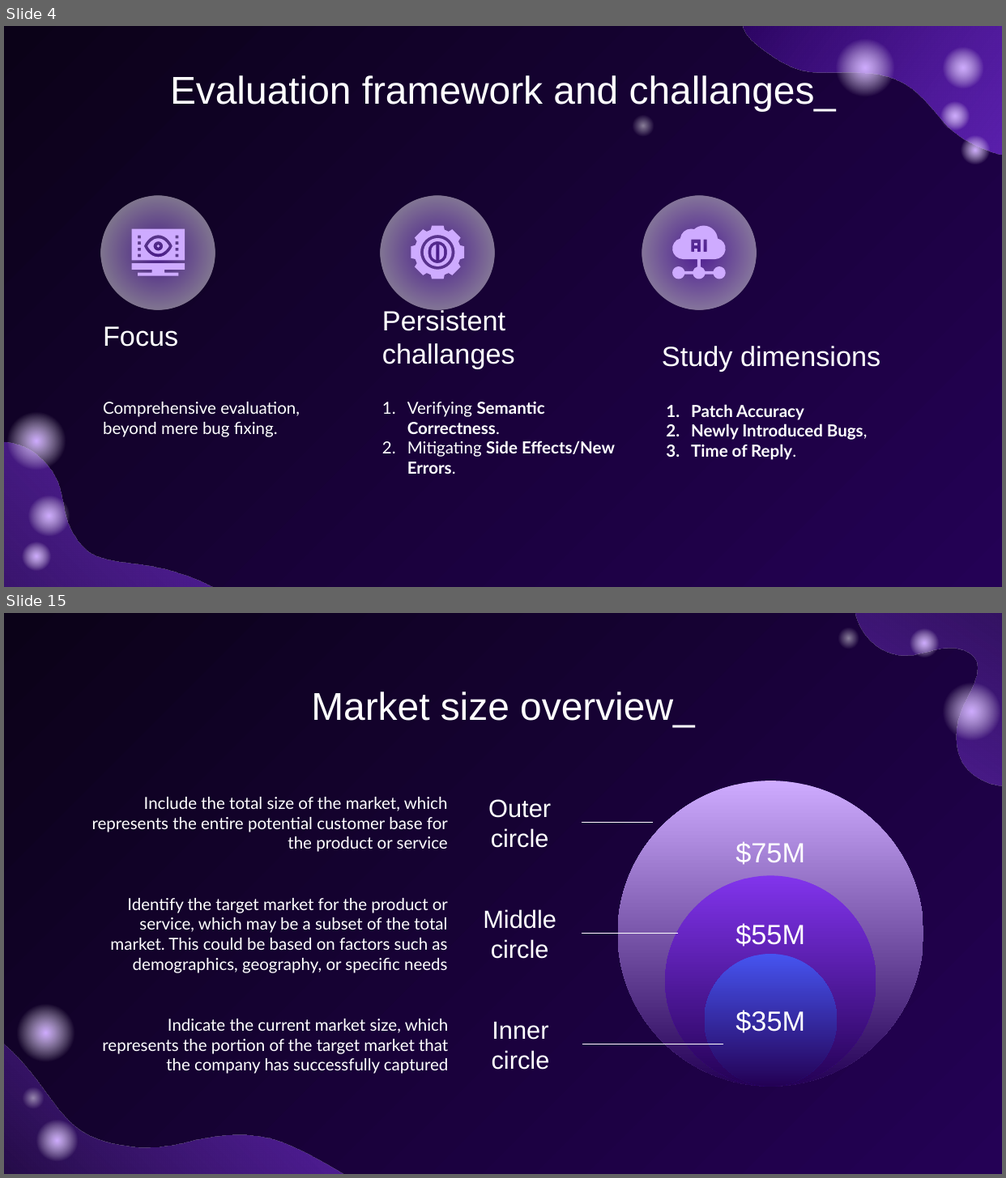
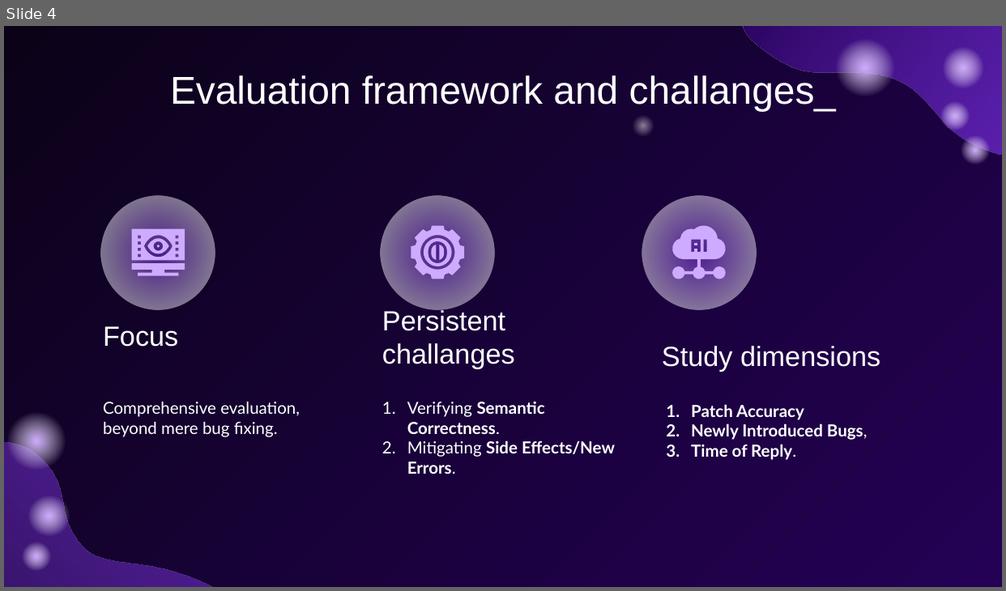
Before and after one commit to sefiSB/kutmod, a slide deck: designed.pptx. Shown one above the other, each under a label of ours: slides 4 and 15 before the commit, slide 4 after it; the slides between them are not shown. The pictures are 1006x1178 and 1006x591 pixels, drawn with LibreOffice and Linux fonts; fonts in the diff are those of the drawing. Boxes give left, top, right and bottom in pixels: in the first picture for what was removed or moved away, otherwise in the second. Text is boxed around its words. In the diff, an @@ line names an element or a change of style, - is before the commit and + after.

```diff
--- a/designed.pptx
+++ b/designed.pptx
@@ slide 15 removed at box(4, 613, 1002, 1174), background gradient #0B0218 to #240155 @@
@@ freeform shape removed at box(794, 613, 1002, 991) @@
@@ freeform shape removed at box(835, 625, 861, 651) @@
@@ freeform shape removed at box(906, 625, 942, 661) @@
@@ freeform shape removed at box(935, 676, 1002, 747) @@
@@ title removed at box(311, 692, 695, 728) @@
-Market size overview_
@@ ellipse removed at box(618, 781, 923, 1086) @@
-$75M
@@ text removed at box(92, 797, 448, 852) @@
-Include the total size of the market, which represents the entire potential customer base for the product or service
@@ text removed at box(488, 799, 551, 848) @@
-Outer circle
@@ line removed from (582, 823) to (653, 823) @@
@@ ellipse removed at box(666, 875, 876, 1086) @@
-$55M
@@ text removed at box(110, 898, 448, 973) @@
-Identify the target market for the product or service, which may be a subset of the total market. This could be based on factors such as demographics, geography, or specific needs
@@ text removed at box(483, 909, 556, 959) @@
-Middle circle
@@ line removed from (582, 933) to (678, 933) @@
@@ ellipse removed at box(705, 954, 837, 1087) @@
-$35M
@@ freeform shape removed at box(10, 997, 82, 1069) @@
@@ freeform shape removed at box(4, 1002, 423, 1174) @@
@@ text removed at box(102, 1019, 449, 1074) @@
-Indicate the current market size, which represents the portion of the target market that the company has successfully captured
@@ text removed at box(492, 1021, 550, 1070) @@
-Inner circle
@@ line removed from (583, 1045) to (722, 1045) @@
@@ freeform shape removed at box(20, 1085, 46, 1111) @@
@@ freeform shape removed at box(31, 1116, 82, 1167) @@
```
Also in this commit, not shown: 6 slides changed, 1 slide added, 28 other slides removed, 3 other files.
